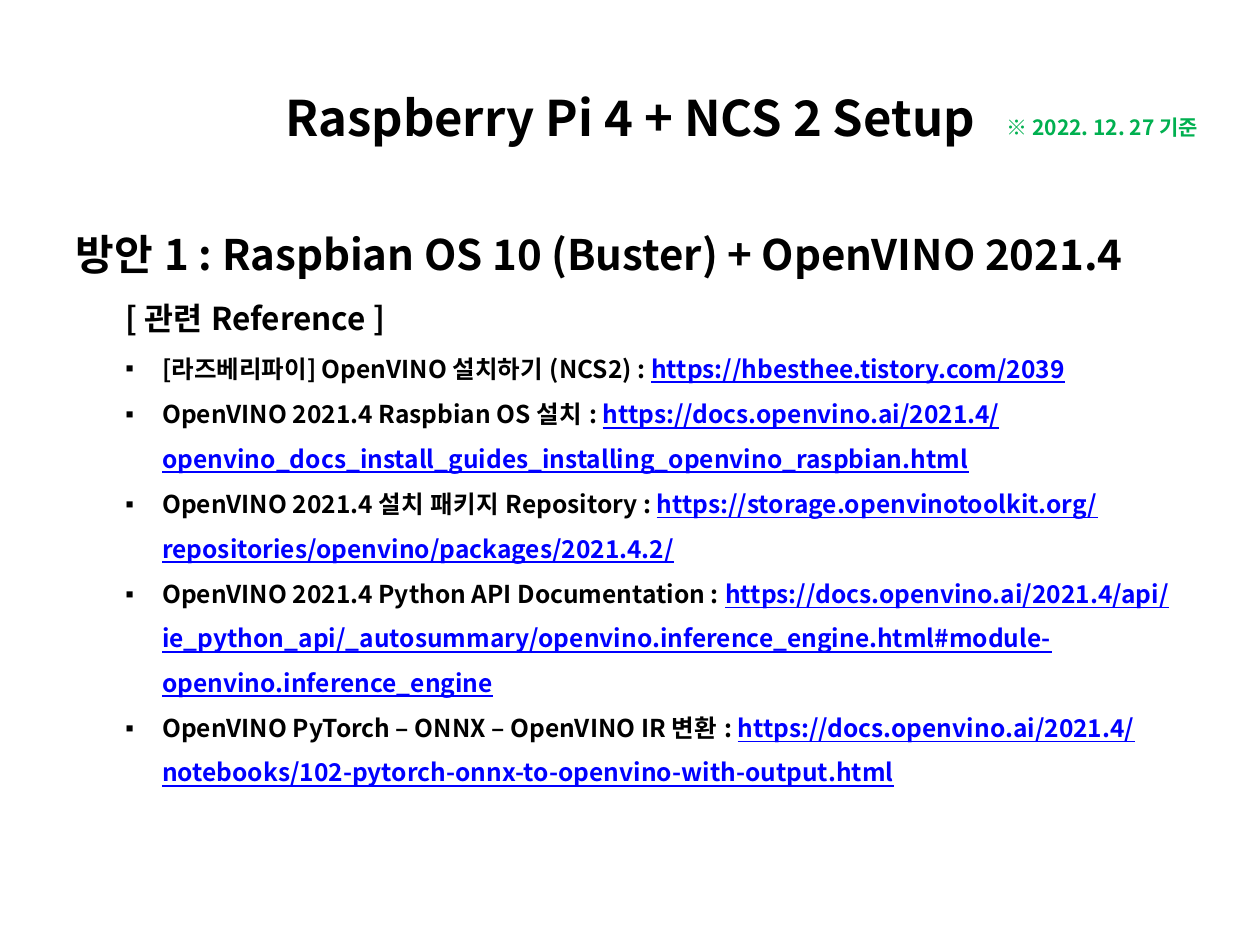
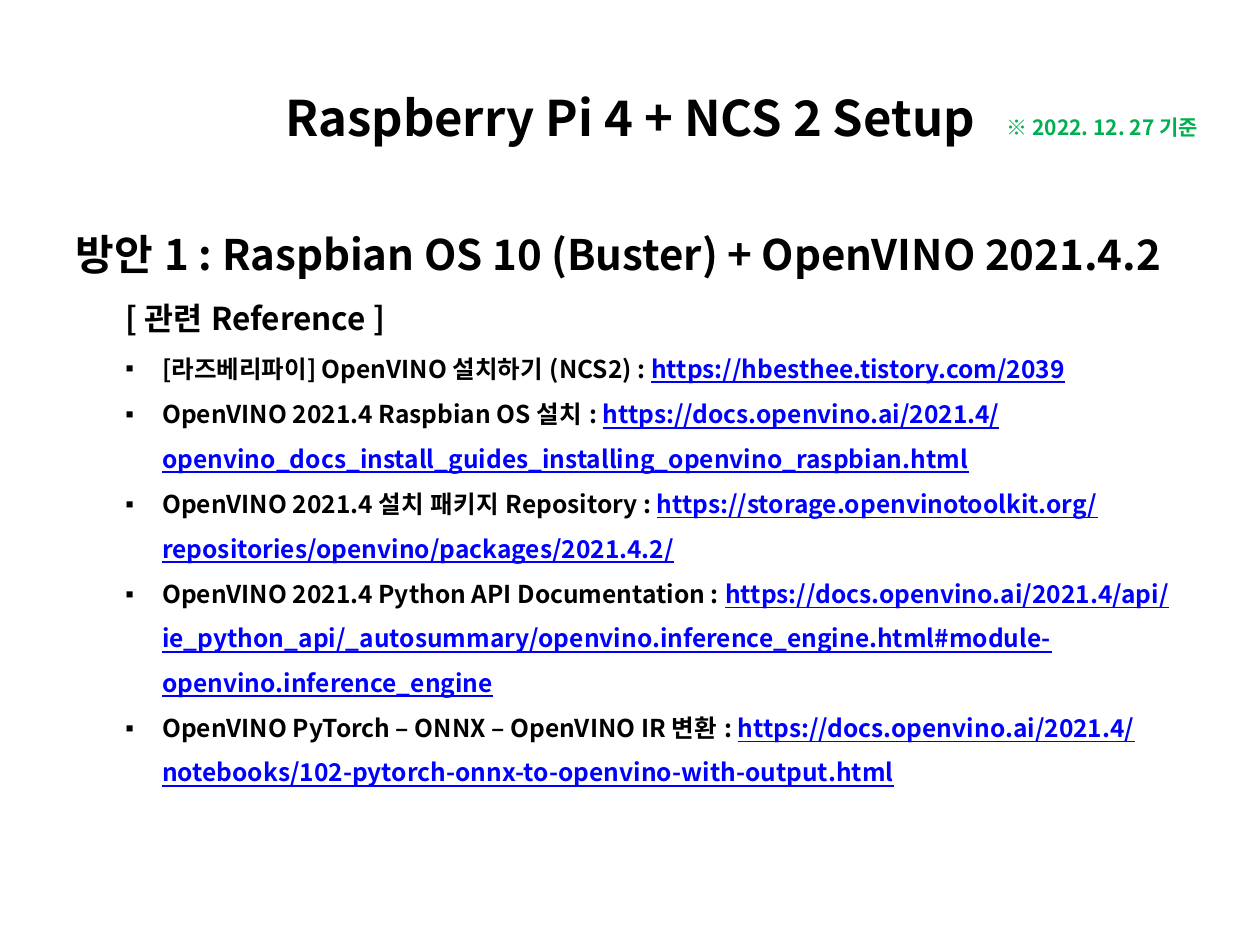
Before and after one commit to luwis93choi/Lecture-Materials-, a slide deck: slide 2 of Raspberry Pi + NCS Setup.pptx. Drawn at 1260x945 pixels with LibreOffice and Linux fonts; fonts in the diff are those of the drawing. Boxes give left, top, right and bottom in pixels: in the first picture for what was removed or moved away, otherwise in the second. Text is boxed around its words. In the diff, an @@ line names an element or a change of style, - is before the commit and + after.

Commit message:
Updates on Raspberry Pi + NCS Setup

```diff
--- a/Raspberry Pi + NCS Setup.pptx
+++ b/Raspberry Pi + NCS Setup.pptx
@@ text at box(76, 234, 1161, 279): text changed @@
-방안 1 : Raspbian OS 10 (Buster) + OpenVINO 2021.4
+방안 1 : Raspbian OS 10 (Buster) + OpenVINO 2021.4.2
```
Also in this commit, not shown: 5 other slides changed, 5 slides added.
